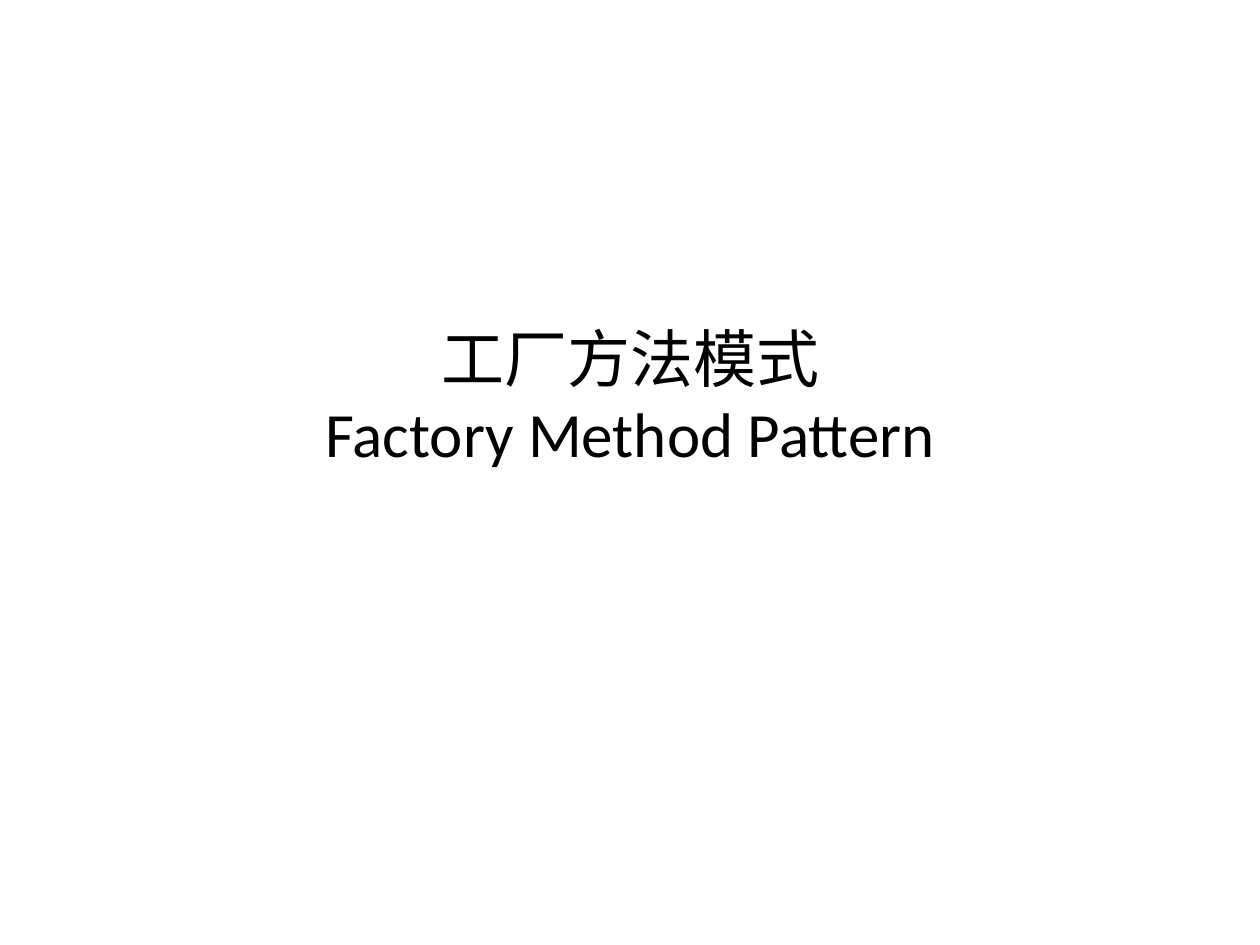
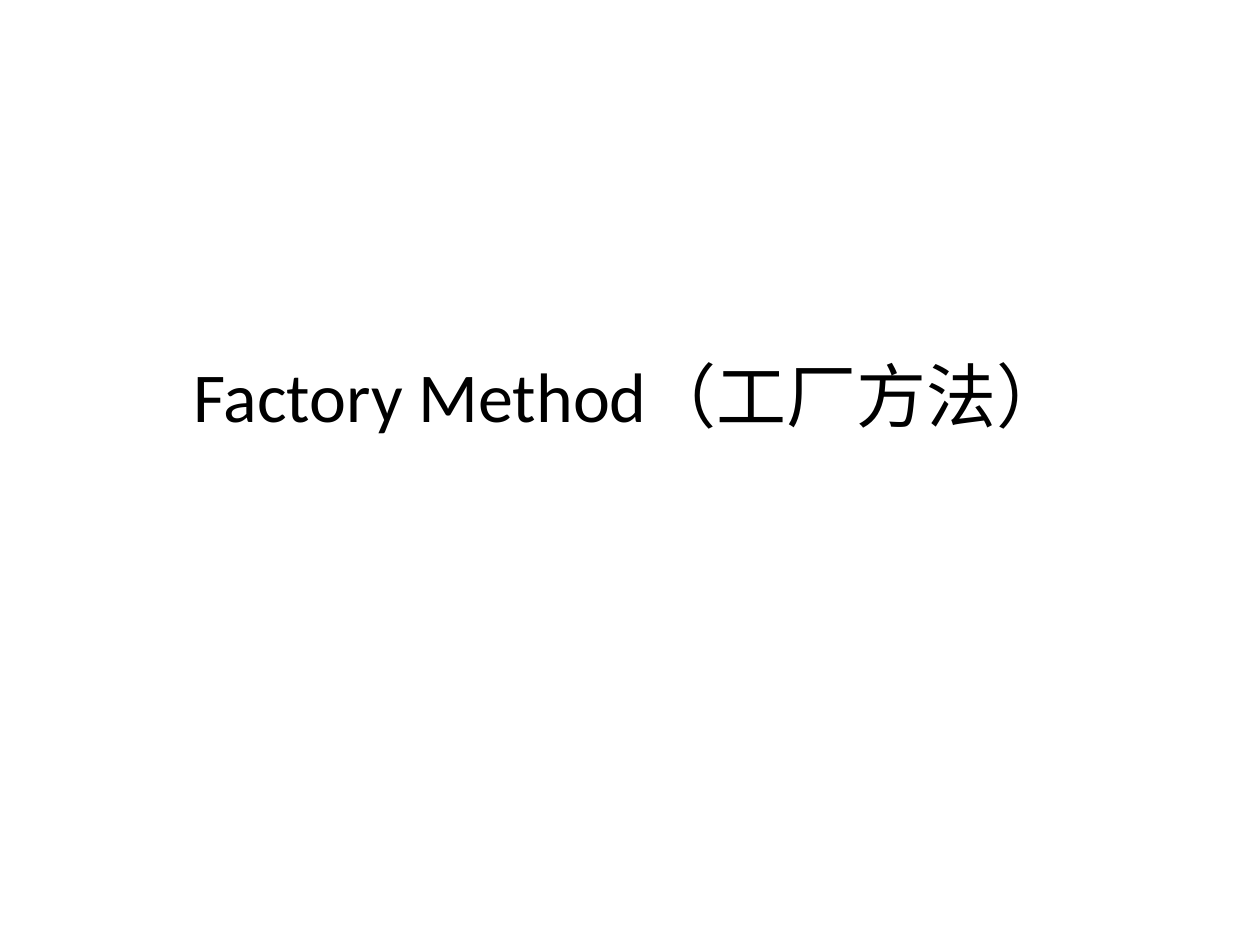
Before and after one commit to PlumpMath/DesignPattern-108, a slide deck: slide 17 of doc/Design Pattern.ppt (slide 6 before the commit). Drawn at 1260x945 pixels with LibreOffice and Linux fonts; fonts in the diff are those of the drawing. Boxes give left, top, right and bottom in pixels: in the first picture for what was removed or moved away, otherwise in the second. Text is boxed around its words. In the diff, an @@ line names an element or a change of style, - is before the commit and + after.

```diff
--- a/doc/Design Pattern.ppt
+++ b/doc/Design Pattern.ppt
@@ title at (x1=194, y1=364, x2=1067, y2=434): text changed; size 36 to 40 pt @@
-工厂方法模式
-Factory Method Pattern
+Factory Method（工厂方法）
```
Also in this commit, not shown: 3 other slides changed, 16 slides added, 2 slides removed.
